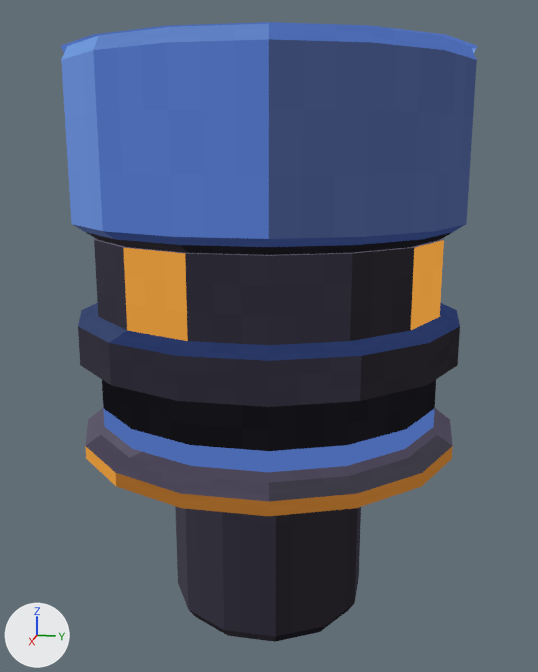
One commit to the glTF model art/out/rot_support.glb: the scene before it, then after it.
Rendered twice from a 50 mm lens placed at (1.951, 0.39, 0.265), pointed at (-0.006, -0.001, -0.224). Every picture has the same lights, and +X, +Y and +Z are marked at lower left. The first picture is the older version. Vertices at exactly the same position are counted once.

Names of what the first picture shows: 'rot_support_body', 'rot_support_foot', 'rot_support_sleeve', 'rot_support_stator'.
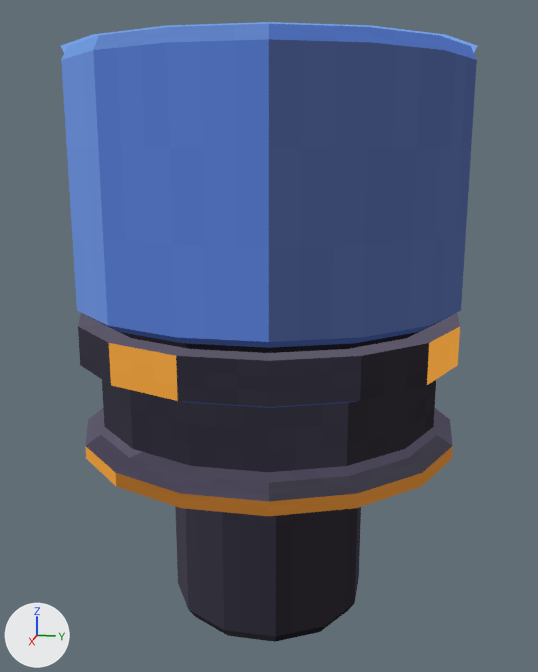
Commit message: Anchor height from the ground under the support; taller support deck

Location of each change, [x1, y1, x2, y2] in pixels of the pictures (538 x 672 px; the box of a moved part takes in the faces that stretch with it):
'rot_support_body', reshaped (42% taller): before [61, 22, 477, 255]; after [61, 22, 477, 353]
'rot_support_stator', reshaped: before [78, 238, 460, 472]; after [78, 313, 460, 472]
part 1 of me_rot_support_body, moved or reshaped: before [71, 222, 467, 255]; after [71, 222, 467, 353]
part 2 of me_rot_support_stator, built on: before [78, 238, 460, 361]; after [78, 313, 460, 361]
part 3 of me_rot_support_stator, surface changed: before [78, 303, 460, 472]; after [78, 313, 460, 472]

The edits, one by one:
me_rot_support_body is used by ob_rot_support_body; location (0.0, 0.0, 0.0).
me_rot_support_body had 96 vertices, 142 faces and spanned x -0.5..0.5, y -0.5..0.5, z 0.06..0.5.
me_rot_support_body now has 96 vertices, 142 faces and spans x -0.5..0.5, y -0.5..0.5, z -0.15..0.5.
me_rot_support_body part 1: all 48 vertices in x -0.5..0.5, y -0.5..0.5, z 0.06..0.1 are moved by (0.0, 0.0, -0.21).
me_rot_support_stator is used by ob_rot_support_stator; location (0.0, 0.0, 0.0).
me_rot_support_stator had 113 vertices, 208 faces and spanned x -0.5..0.5, y -0.5..0.5, z -0.42..0.06.
me_rot_support_stator now has 81 vertices, 144 faces and spans x -0.5..0.5, y -0.5..0.5, z -0.42..-0.15.
Part 2, on me_rot_support_stator:
32 vertices are removed from x -0.45..0.45, y -0.45..0.45, z 0.06.
64 faces are deleted.
16 vertices move from x -0.45..0.45, y -0.45..0.45, z -0.13 to x -0.294..0.294, y -0.294..0.294, z -0.15.
me_rot_support_stator part 3: 144 kept faces spanning x -0.5..0.5, y -0.5..0.5, z -0.42..-0.15 get new texture (UV) coordinates.
